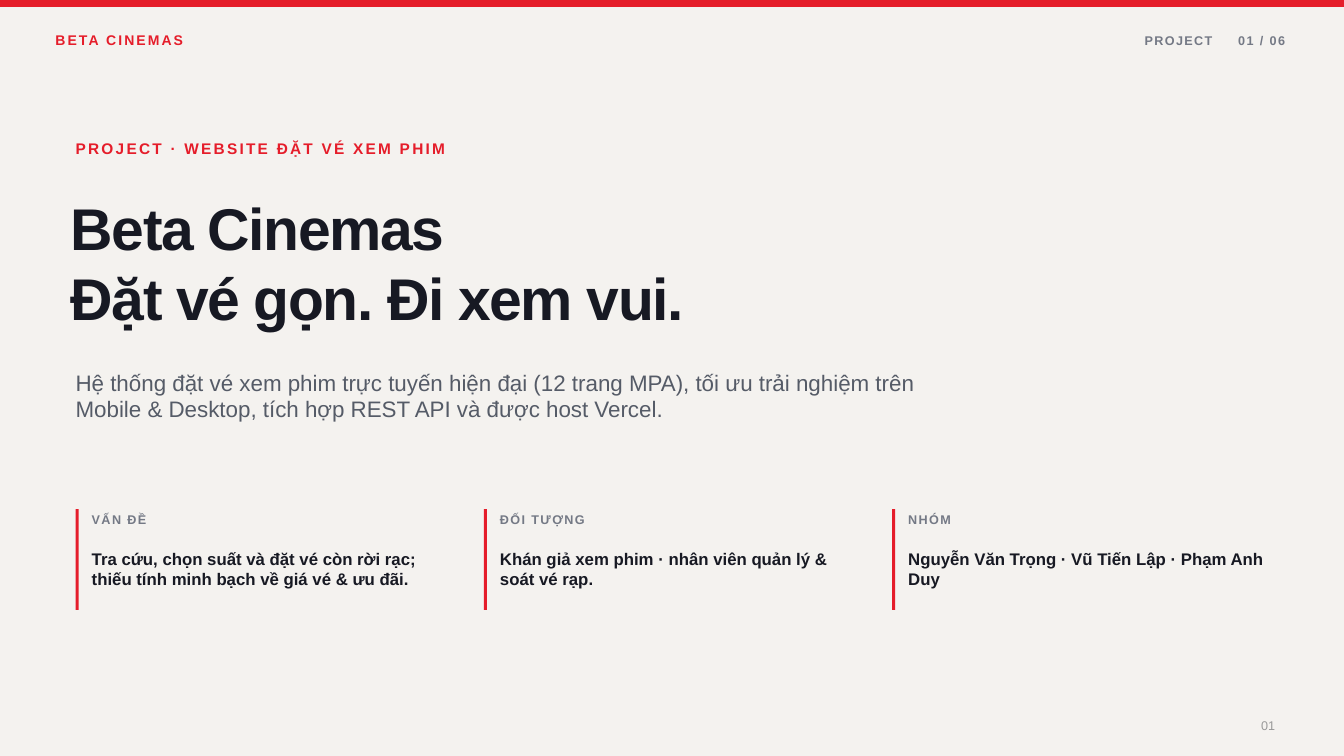
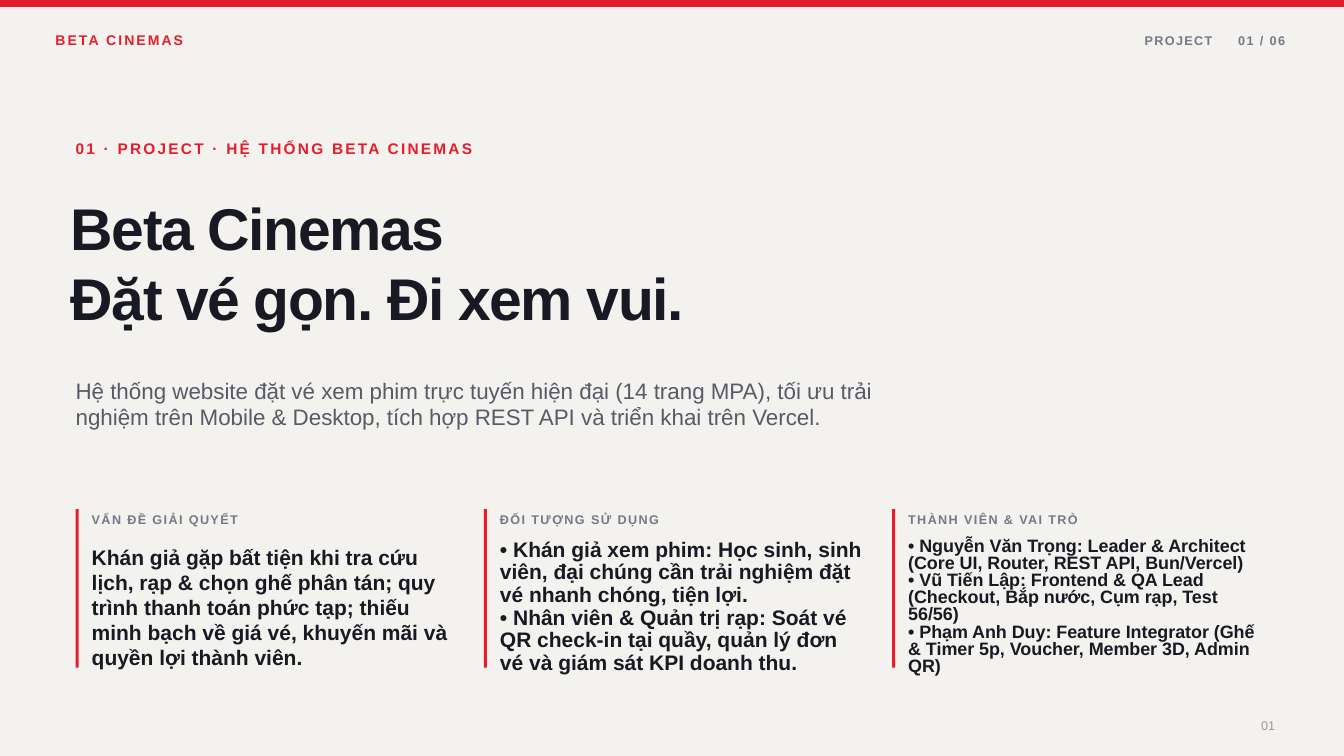
Before and after one commit to AsakiYuki/web2064-fa26, a slide deck: slide 1 of Beta-Cinemas-Presentation.odp. Drawn at 1344x756 pixels with LibreOffice and Linux fonts; fonts in the diff are those of the drawing. Boxes give left, top, right and bottom in pixels: in the first picture for what was removed or moved away, otherwise in the second. Text is boxed around its words. In the diff, an @@ line names an element or a change of style, - is before the commit and + after.

```diff
--- a/Beta-Cinemas-Presentation.odp
+++ b/Beta-Cinemas-Presentation.odp
@@ text at box(76, 382, 872, 430): text changed @@
-Hệ thống đặt vé xem phim trực tuyến hiện đại (12 trang MPA), tối ưu trải nghiệm trên Mobile & Desktop, tích hợp REST API và được host Vercel.
+Hệ thống website đặt vé xem phim trực tuyến hiện đại (14 trang MPA), tối ưu trải nghiệm trên Mobile & Desktop, tích hợp REST API và triển khai trên Vercel.
@@ text at box(76, 382, 166, 404): text changed @@
-PROJECT · WEBSITE ĐẶT VÉ XEM PHIM
+01 · PROJECT · HỆ THỐNG BETA CINEMAS
@@ rectangle: place and size @@
-rectangle at box(76, 509, 79, 610)
+rectangle at box(76, 509, 79, 667)
@@ rectangle: place and size @@
-rectangle at box(484, 509, 487, 610)
+rectangle at box(484, 509, 487, 667)
@@ rectangle: place and size @@
-rectangle at box(892, 509, 895, 610)
+rectangle at box(892, 509, 895, 667)
@@ text at box(92, 514, 238, 527): text changed @@
-VẤN ĐỀ
+VẤN ĐỀ GIẢI QUYẾT
@@ text at box(500, 514, 659, 526): text changed @@
-ĐỐI TƯỢNG
+ĐỐI TƯỢNG SỬ DỤNG
@@ text at box(908, 538, 1255, 676): text changed; size 12 to 12.8 pt @@
-Nguyễn Văn Trọng · Vũ Tiến Lập · Phạm Anh Duy
+• Nguyễn Văn Trọng: Leader & Architect (Core UI, Router, REST API, Bun/Vercel)
+• Vũ Tiến Lập: Frontend & QA Lead (Checkout, Bắp nước, Cụm rạp, Test 56/56)
+• Phạm Anh Duy: Feature Integrator (Ghế & Timer 5p, Voucher, Member 3D, Admin QR)
@@ text at box(92, 549, 447, 670): text changed; size 12 to 15 pt @@
-Tra cứu, chọn suất và đặt vé còn rời rạc; thiếu tính minh bạch về giá vé & ưu đãi.
+Khán giả gặp bất tiện khi tra cứu lịch, rạp & chọn ghế phân tán; quy trình thanh toán phức tạp; thiếu minh bạch về giá vé, khuyến mãi và quyền lợi thành viên.
@@ text at box(500, 563, 548, 583): text changed @@
-NHÓM
+THÀNH VIÊN & VAI TRÒ
@@ text at box(500, 541, 861, 675): text changed; size 12 to 15 pt @@
-Khán giả xem phim · nhân viên quản lý & soát vé rạp.
+• Khán giả xem phim: Học sinh, sinh viên, đại chúng cần trải nghiệm đặt vé nhanh chóng, tiện lợi.
+• Nhân viên & Quản trị rạp: Soát vé QR check-in tại quầy, quản lý đơn vé và giám sát KPI doanh thu.
```
Also in this commit, not shown: 5 other slides changed, 2 other files.
